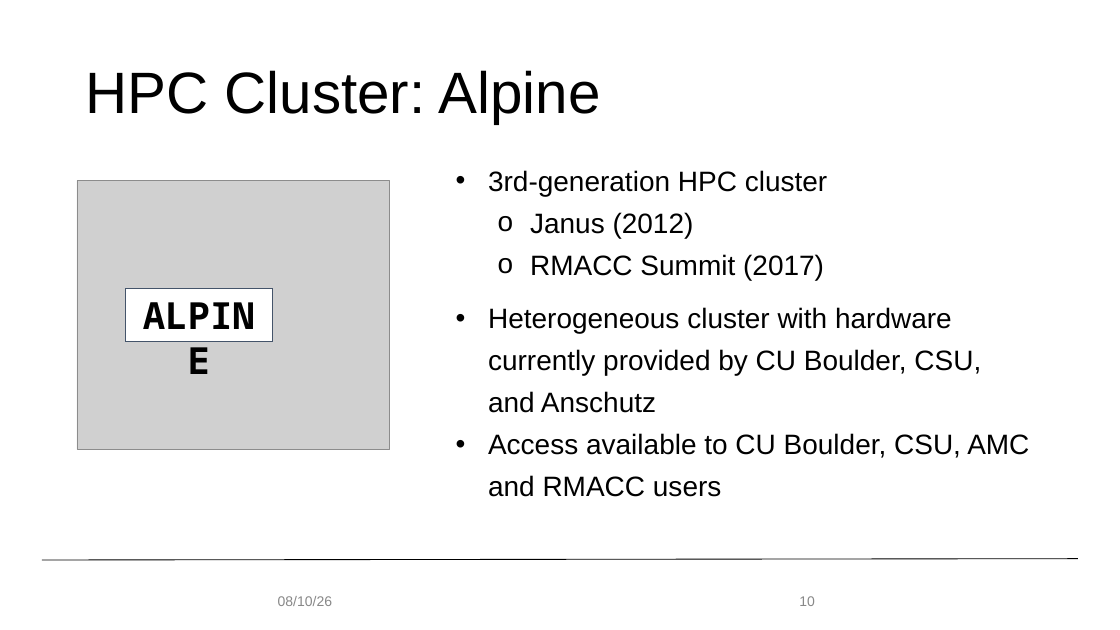
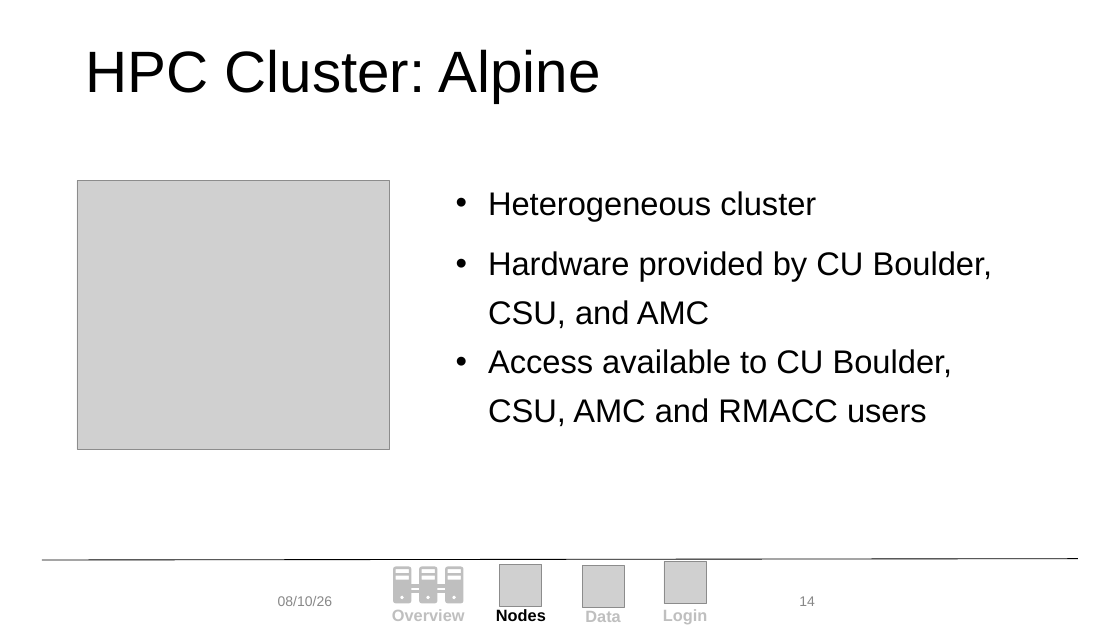
Before and after one commit to b-reyes/hpc_fundamentals_micro_credential, a slide deck: slide 14 of getting_familiar_rc/getting_familiar_rc.pptx (slide 10 before the commit). Drawn at 1120x630 pixels with LibreOffice and Linux fonts; fonts in the diff are those of the drawing; grey boxes stand for pictures; background and template pictures are left out. Boxes give left, top, right and bottom in pixels: in the first picture for what was removed or moved away, otherwise in the second. Text is boxed around its words. In the diff, an @@ line names an element or a change of style, - is before the commit and + after.

```diff
--- a/getting_familiar_rc/getting_familiar_rc.pptx
+++ b/getting_familiar_rc/getting_familiar_rc.pptx
@@ text "HPC Cluster: Alpine" moved from (x1=85, y1=70, x2=601, y2=124) to (x1=85, y1=49, x2=601, y2=103) @@
@@ text "Heterogeneous cluster" moved from (x1=488, y1=170, x2=1029, y2=497) to (x1=488, y1=191, x2=993, y2=427) @@
@@ text at (x1=488, y1=191, x2=993, y2=329): text changed; size 24 to 28 pt @@
-• 3rd-generation HPC cluster
-  o Janus (2012)
-  o RMACC Summit (2017)
-• Heterogeneous cluster with hardware currently provided by CU Boulder, CSU, and Anschutz
+• Heterogeneous cluster
+• Hardware provided by CU Boulder, CSU, and AMC
@@ rectangle removed at (x1=125, y1=288, x2=272, y2=342) @@
-ALPINE
@@ text at (x1=488, y1=349, x2=953, y2=427): size 24 to 28 pt in "Access available to CU Boulder, CSU, AMC ..." @@
@@ page number at (x1=799, y1=596, x2=815, y2=606): text changed @@
-10
+14
@@ group added at (x1=392, y1=562, x2=707, y2=624): 4 texts, 3 pictures, 3 freeform shapes, 1 rectangle @@
+Login
+Overview
+Nodes
+Data
```
Also in this commit, not shown: 24 other slides changed, 18 slides added, 18 slides removed, 1 other file.
